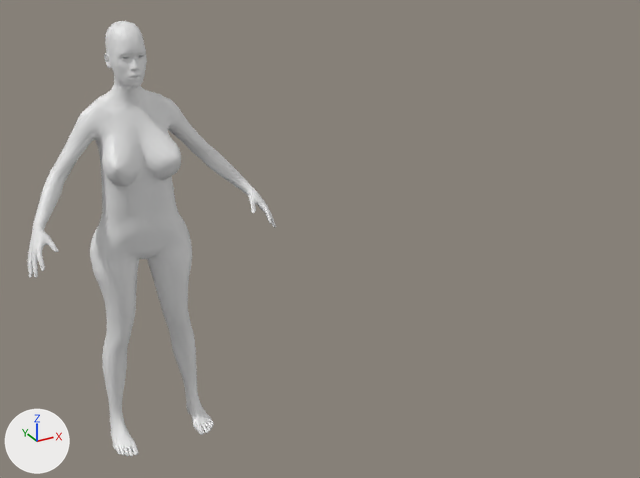
Before and after pictures for a commit that changed the Blender file models/cuerpo.blend.
Camera for both pictures: a 50 mm camera at (-1.01, -3.46, 2.5) aimed at (0.84, -0.1, 0.82). Lighting does not change. The marker at lower left points along +X, +Y and +Z. The picture after the commit comes second.

Objects in the first picture: 'cuerpo'.
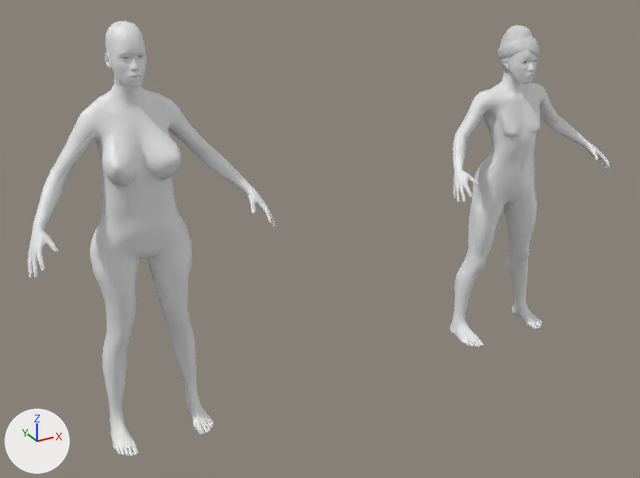
What differs and where, as boxes (x1, y1, x2, y2) in the pictures (640 x 478 px):
'Human', added
    after: (450, 44, 611, 347)
'Human.elvs_50s_updo', added
    after: (498, 25, 540, 74)

The change, as a list of edits to the scene's bpy script:
```text
Add ob_human_elvs_50s_updo:
    ob_human_elvs_50s_updo = bpy.data.objects.new('Human.elvs_50s_updo', me_elv_50supdo1)  # 1372 vertices, 2677 faces; spans x -0.085..0.085, y -0.157..0.059, z 1.462..1.706; in mat_human_elvs_50s_updo (its picture is missing); modifiers SUBSURF
    ob_human_elvs_50s_updo.parent = ob_human
    ob_human_elvs_50s_updo.location = (0.0, 0.0, 0.0)
Add ob_human:
    ob_human = bpy.data.objects.new('Human', me_base)  # 19158 vertices, 18486 faces; spans x -0.5..0.5, y -0.33..0.11, z -0.03..1.67; modifiers MASK
    ob_human.location = (2.0, 0.0, 0.0)
```
